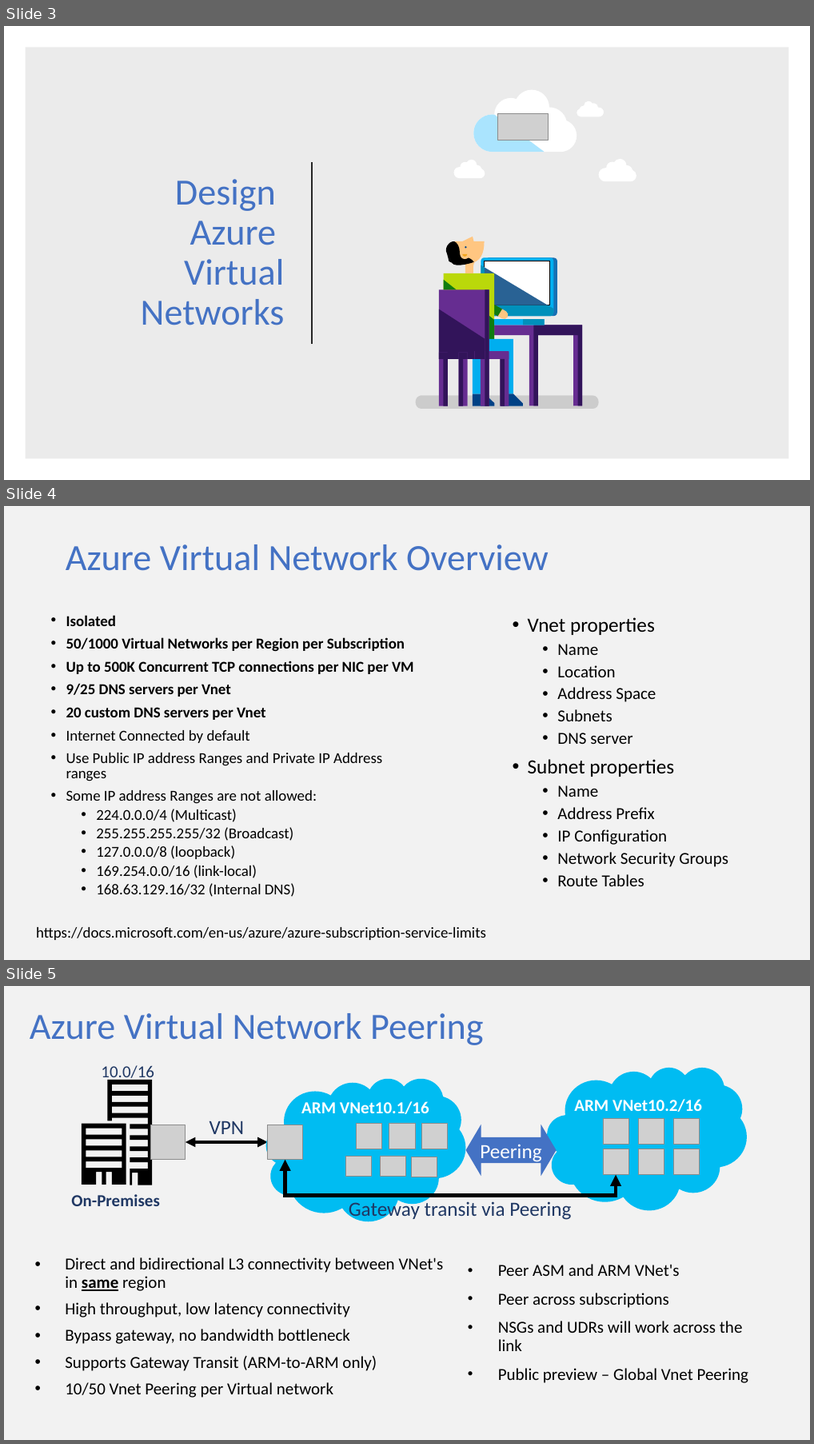
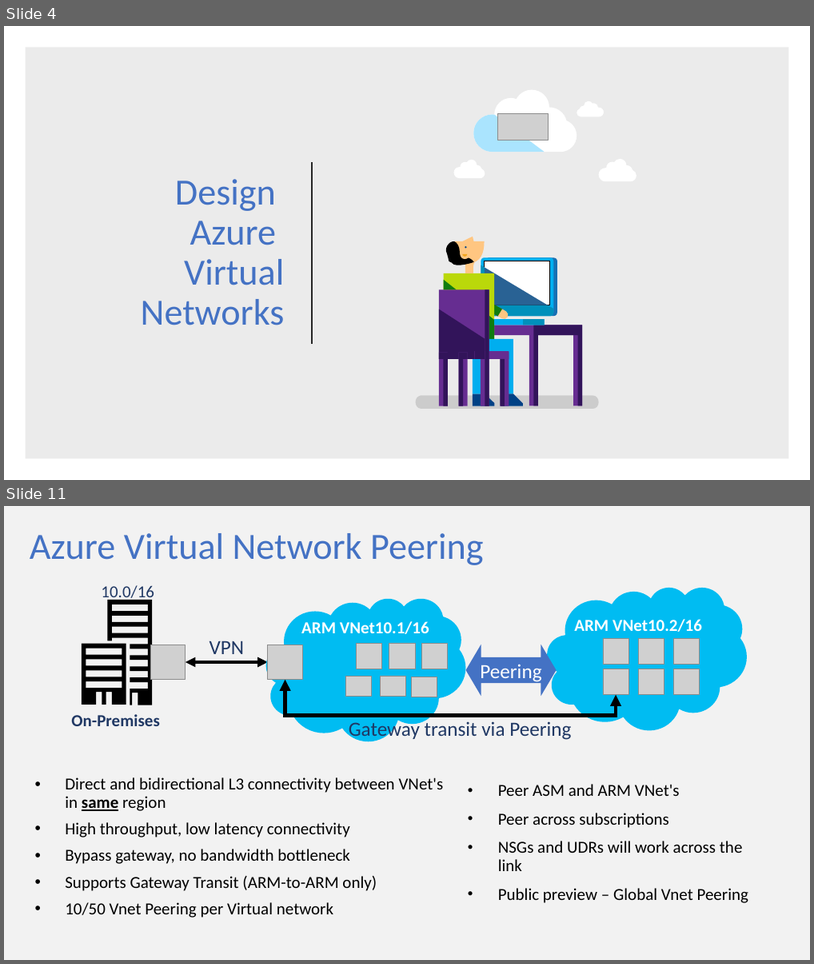
Before and after one commit to guruskill/70-535, a slide deck: Presentations/70-535-Design-Azure-Resource-Manager-ARM-Networking.pptx. Shown one above the other, each under a label of ours: slides 3, 4 and 5 before the commit, slides 4 and 11 after it; the slides between them are not shown. The pictures are 814x1444 and 814x964 pixels, drawn with LibreOffice and Linux fonts; fonts in the diff are those of the drawing; grey boxes stand for pictures. Boxes give left, top, right and bottom in pixels: in the first picture for what was removed or moved away, otherwise in the second. Text is boxed around its words. In the diff, an @@ line names an element or a change of style, - is before the commit and + after.

```diff
--- a/Presentations/70-535-Design-Azure-Resource-Manager-ARM-Networking.pptx
+++ b/Presentations/70-535-Design-Azure-Resource-Manager-ARM-Networking.pptx
@@ slide 4 removed at (4,506,810,960), background #F2F2F2 @@
@@ title removed at (66,544,549,571) @@
-Azure Virtual Network Overview
@@ text removed at (66,615,414,896) @@
-• Isolated
-• 50/1000 Virtual Networks per Region per Subscription
-• Up to 500K Concurrent TCP connections per NIC per VM
-• 9/25 DNS servers per Vnet
-• 20 custom DNS servers per Vnet
-• Internet Connected by default
-• Use Public IP address Ranges and Private IP Address ranges
-• Some IP address Ranges are not allowed:
-  • 224.0.0.0/4 (Multicast)
-  • 255.255.255.255/32 (Broadcast)
-  • 127.0.0.0/8 (loopback)
-  • 169.254.0.0/16 (link-local)
-  • 168.63.129.16/32 (Internal DNS)
@@ text removed at (528,617,729,886) @@
-• Vnet properties
-  • Name
-  • Location
-  • Address Space
-  • Subnets
-  • DNS server
-• Subnet properties
-  • Name
-  • Address Prefix
-  • IP Configuration
-  • Network Security Groups
-  • Route Tables
@@ text removed at (36,927,486,940) @@
-https://docs.microsoft.com/en-us/azure/azure-subscription-service-limits
@@ what was slide 3 is now slide 4 @@
@@ what was slide 5 is now slide 11 @@
```
Also in this commit, not shown: 3 slides changed, 7 slides added, 1 other file.
